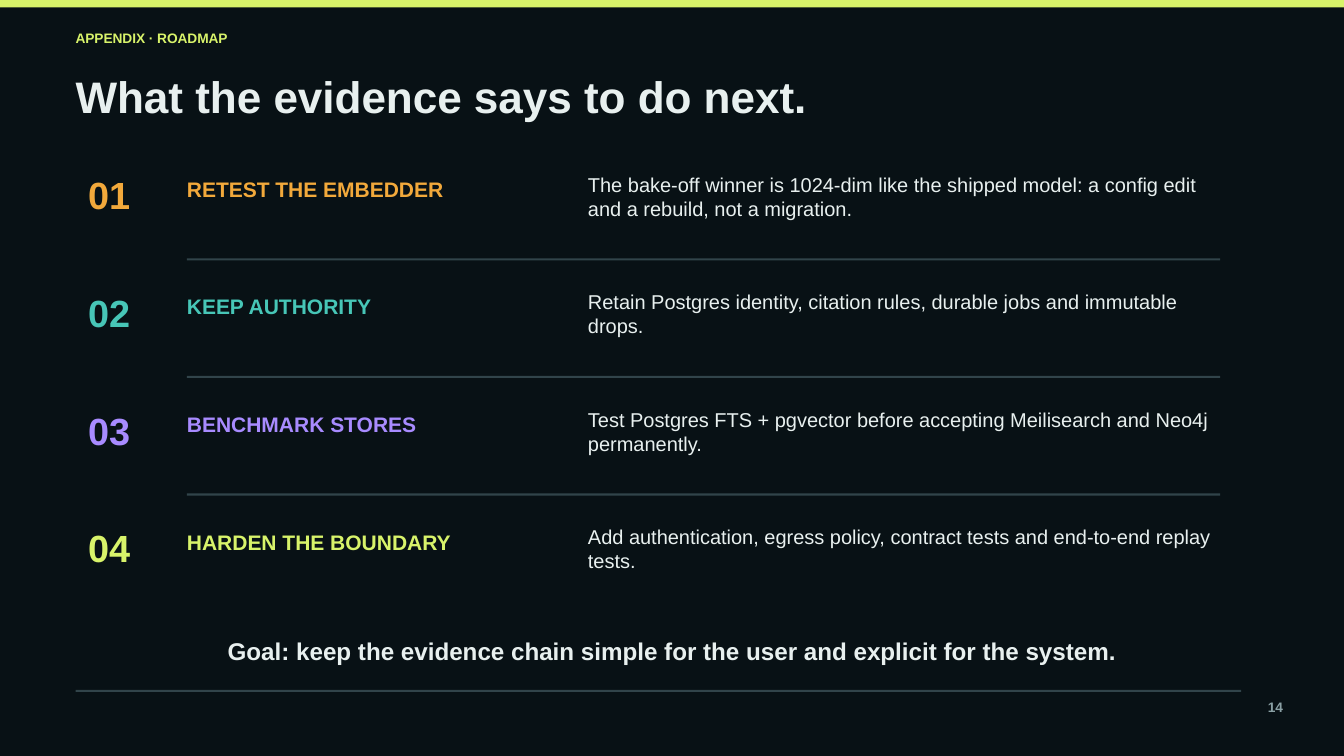
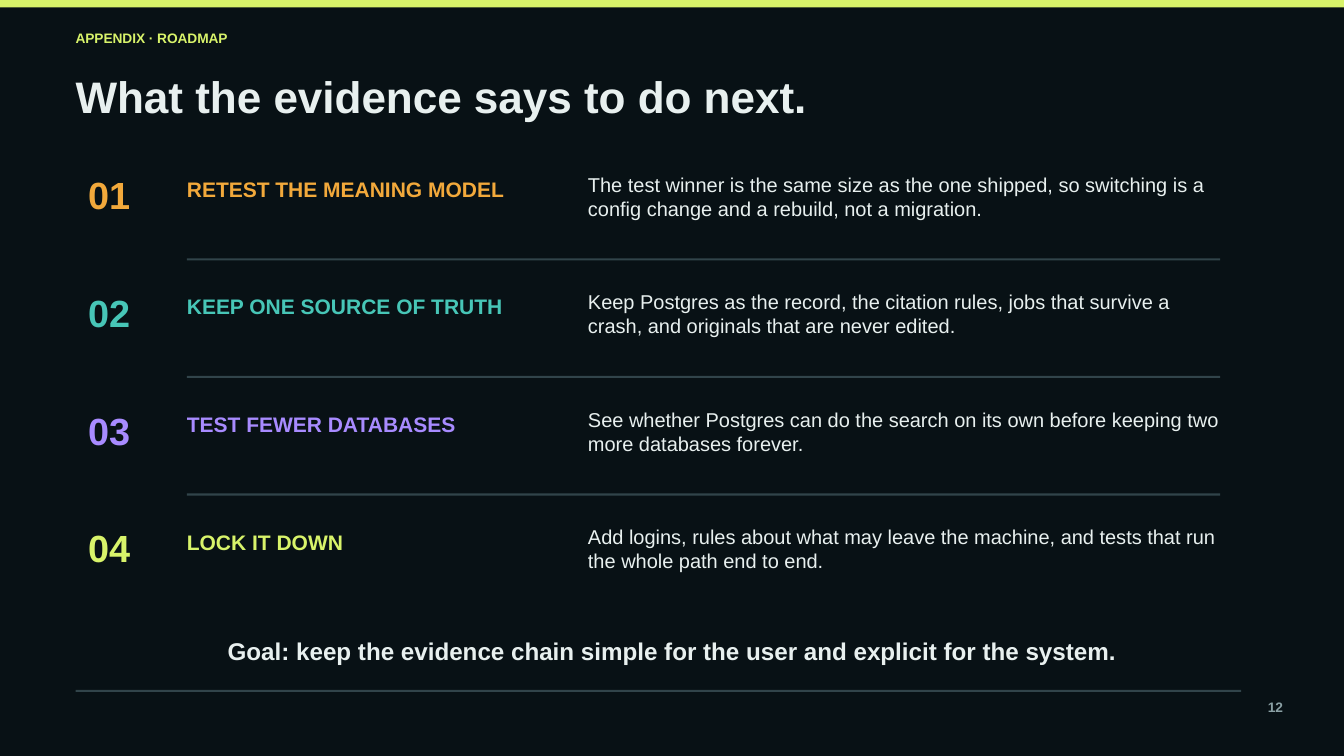
Before and after one commit to tgoeke/july-2026-ai-americas-cohort-meetingminer, a slide deck: slide 12 of docs/MeetingMiner-15-minute-capstone.pptx (slide 14 before the commit). Drawn at 1344x756 pixels with LibreOffice and Linux fonts; fonts in the diff are those of the drawing. Boxes give left, top, right and bottom in pixels: in the first picture for what was removed or moved away, otherwise in the second. Text is boxed around its words. In the diff, an @@ line names an element or a change of style, - is before the commit and + after.

```diff
--- a/docs/MeetingMiner-15-minute-capstone.pptx
+++ b/docs/MeetingMiner-15-minute-capstone.pptx
@@ text at box(588, 177, 1204, 220): text changed @@
-The bake-off winner is 1024-dim like the shipped model: a config edit and a rebuild, not a migration.
+The test winner is the same size as the one shipped, so switching is a config change and a rebuild, not a migration.
@@ text at box(187, 182, 504, 198): text changed @@
-RETEST THE EMBEDDER
+RETEST THE MEANING MODEL
@@ text at box(187, 299, 502, 314): text changed @@
-KEEP AUTHORITY
+KEEP ONE SOURCE OF TRUTH
@@ text at box(588, 294, 1169, 337): text changed @@
-Retain Postgres identity, citation rules, durable jobs and immutable drops.
+Keep Postgres as the record, the citation rules, jobs that survive a crash, and originals that are never edited.
@@ text at box(187, 417, 455, 433): text changed @@
-BENCHMARK STORES
+TEST FEWER DATABASES
@@ text at box(588, 412, 1218, 452): text changed @@
-Test Postgres FTS + pgvector before accepting Meilisearch and Neo4j permanently.
+See whether Postgres can do the search on its own before keeping two more databases forever.
@@ text at box(187, 535, 343, 550): text changed @@
-HARDEN THE BOUNDARY
+LOCK IT DOWN
@@ text at box(588, 529, 1215, 572): text changed @@
-Add authentication, egress policy, contract tests and end-to-end replay tests.
+Add logins, rules about what may leave the machine, and tests that run the whole path end to end.
@@ text at box(1268, 702, 1283, 712): text changed @@
-14
+12
```
Also in this commit, not shown: 10 other slides changed, 1 slide added, 3 slides removed.
